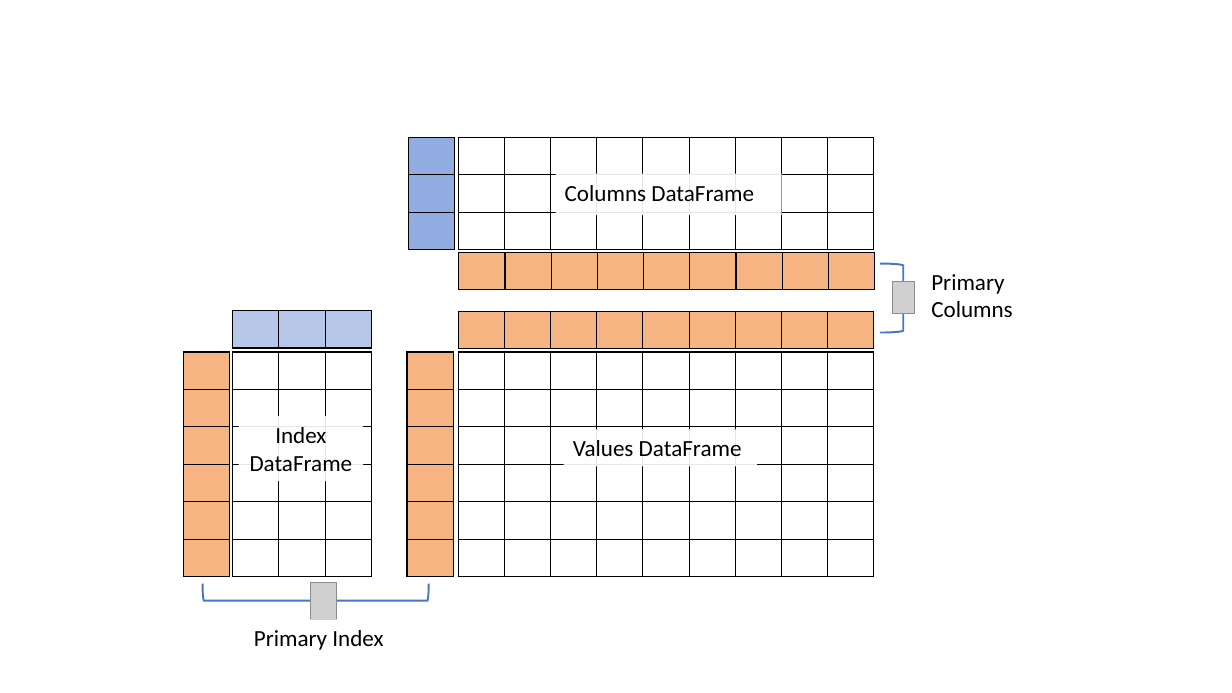
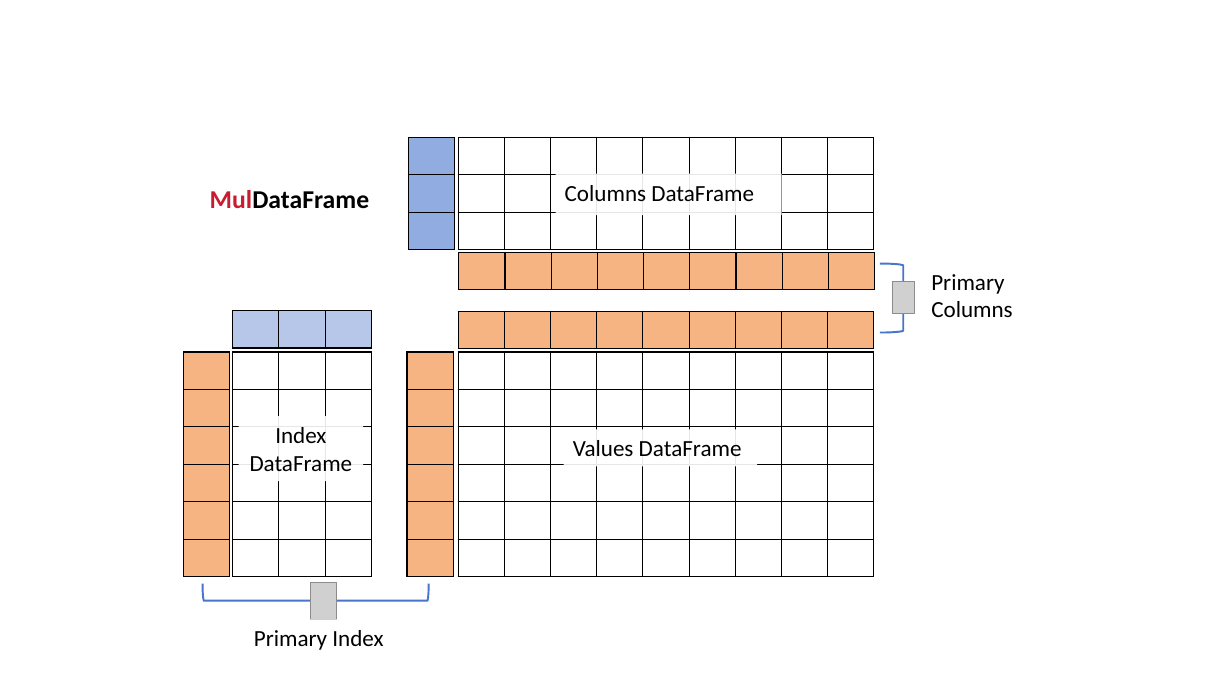
Before and after one commit to frlender/muldataframe, a slide deck: slide 1 of legacy/Presentation1.pptx. Drawn at 1232x693 pixels with LibreOffice and Linux fonts; fonts in the diff are those of the drawing; grey boxes stand for pictures. Boxes give left, top, right and bottom in pixels: in the first picture for what was removed or moved away, otherwise in the second. Text is boxed around its words. In the diff, an @@ line names an element or a change of style, - is before the commit and + after.

```diff
--- a/legacy/Presentation1.pptx
+++ b/legacy/Presentation1.pptx
@@ text added at bbox=[210, 190, 369, 209], 20 pt, text #000000, bold @@
+MulDataFrame
```
Also in this commit, not shown: 31 other files.
